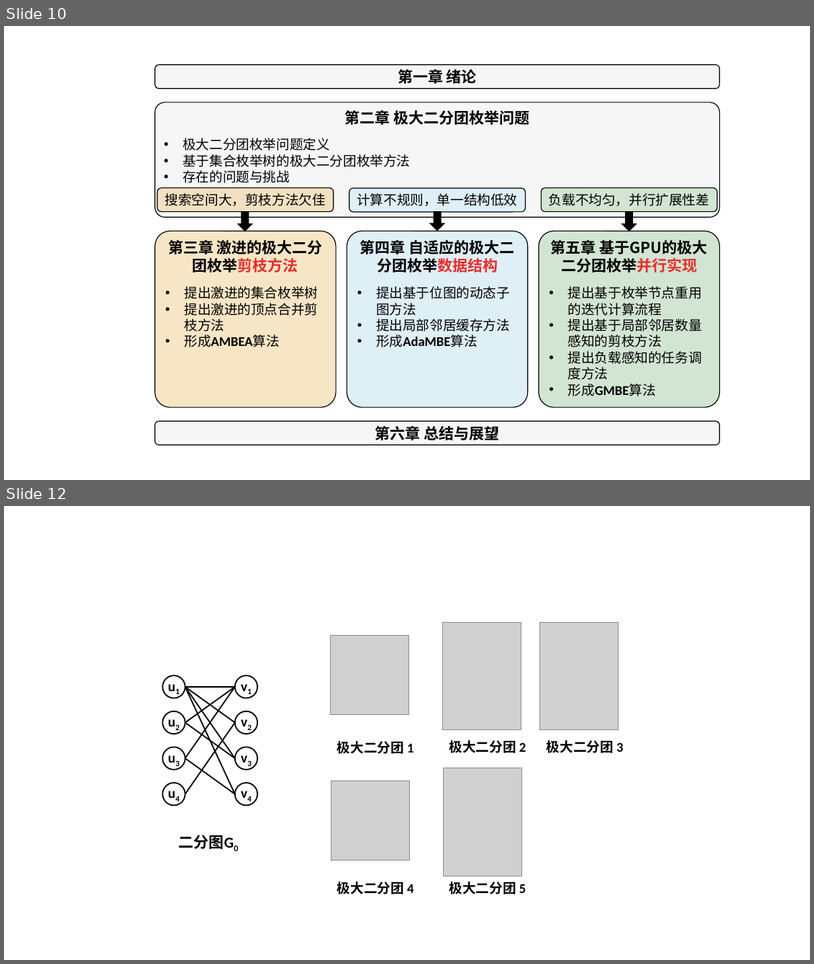
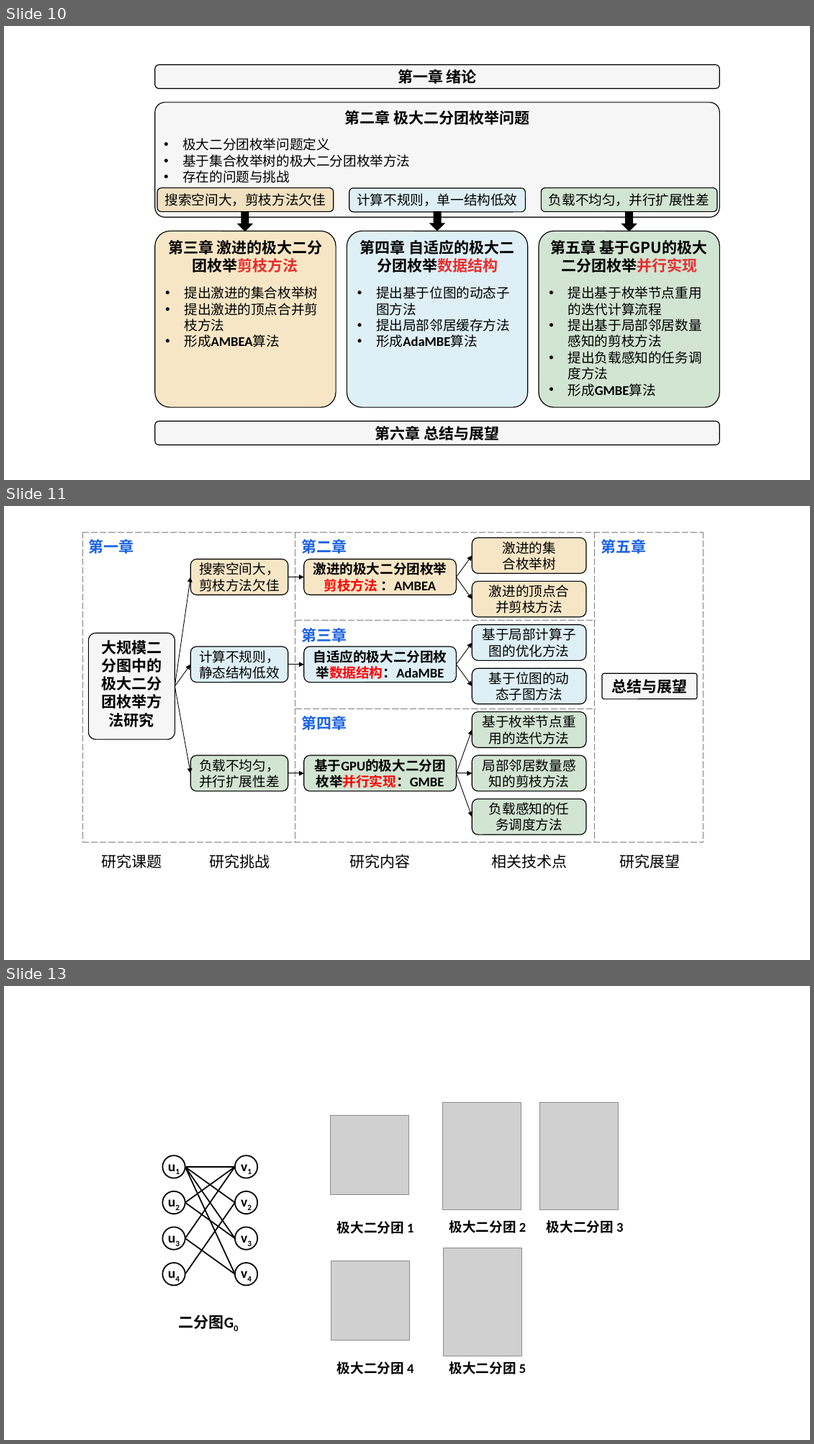
Before and after one commit to Pz1996/zjuthesis, a slide deck: figure/plot.pptx. Shown one above the other, each under a label of ours: slides 10 and 12 before the commit, slides 10, 11 and 13 after it; the slides between them are not shown. The pictures are 814x964 and 814x1444 pixels, drawn with LibreOffice and Linux fonts; fonts in the diff are those of the drawing; grey boxes stand for pictures; background and template pictures are left out. Boxes give left, top, right and bottom in pixels: in the first picture for what was removed or moved away, otherwise in the second. Text is boxed around its words. In the diff, an @@ line names an element or a change of style, - is before the commit and + after.

```diff
--- a/figure/plot.pptx
+++ b/figure/plot.pptx
@@ slide 11 added at (4, 506, 810, 960), background #FFFFFF @@
@@ table added at (82, 532, 703, 842), 3 rows, 3 columns @@
+第一章 | 第二章 | 第五章
+ | 第三章 | 
+ | 第四章 | 
@@ arrow added from (456, 577) to (472, 556), #000000 0.75 pt @@
@@ arrow added from (175, 686) to (191, 577), #000000 0.75 pt @@
@@ arrow added from (288, 577) to (304, 577), #000000 0.75 pt @@
@@ arrow added from (456, 577) to (472, 599), #000000 0.75 pt @@
@@ rounded rectangle added at (89, 633, 175, 739), fill #F6F6F6, outline #000000 1 pt, 18 pt, text #000000, bold @@
+大规模二分图中的极大二分团枚举方法研究
@@ arrow added from (456, 664) to (472, 643), #000000 0.75 pt @@
@@ arrow added from (175, 686) to (191, 664), #000000 0.75 pt @@
@@ arrow added from (288, 664) to (304, 664), #000000 0.75 pt @@
@@ arrow added from (456, 664) to (472, 686), #000000 0.75 pt @@
@@ rounded rectangle added at (602, 673, 697, 698), fill #F6F6F6, outline #000000 1 pt, 18 pt, text #000000, bold @@
+总结与展望
@@ arrow added from (175, 686) to (191, 773), #000000 0.75 pt @@
@@ arrow added from (456, 773) to (472, 730), #000000 0.75 pt @@
@@ group added at (304, 559, 456, 868): 3 rounded rectangles, 1 text @@
+研究内容
+激进的极大二分团枚举剪枝方法 ：AMBEA
+自适应的极大二分团枚举数据结构：AdaMBE
+基于GPU的极大二分团枚举并行实现：GMBE
@@ arrow added from (288, 773) to (304, 773), #000000 0.75 pt @@
@@ arrow added from (456, 773) to (472, 773), #000000 0.75 pt @@
@@ arrow added from (456, 773) to (472, 816), #000000 0.75 pt @@
@@ group added at (472, 538, 586, 868): 7 rounded rectangles, 1 text @@
+相关技术点
+激进的集
+合枚举树
+激进的顶点合
+并剪枝方法
+基于局部计算子图的优化方法
+基于位图的动
+态子图方法
+基于枚举节点重用的迭代方法
+局部邻居数量感知的剪枝方法
+负载感知的任
+务调度方法
@@ text added at (101, 854, 162, 868), 18 pt, text #000000 @@
+研究课题
@@ group added at (191, 559, 288, 868): 3 rounded rectangles, 1 text @@
+搜索空间大，剪枝方法欠佳
+计算不规则，静态结构低效
+负载不均匀，并行扩展性差
+研究挑战
@@ text added at (620, 854, 680, 868), 18 pt, text #000000 @@
+研究展望
@@ what was slide 12 is now slide 13 @@
```
Also in this commit, not shown: 12 other files.
